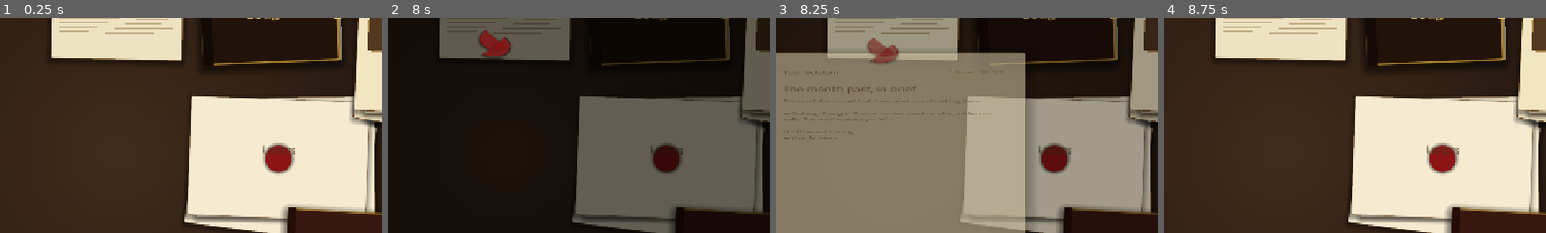
Above: before the commit, frames 1-4 (left to right).
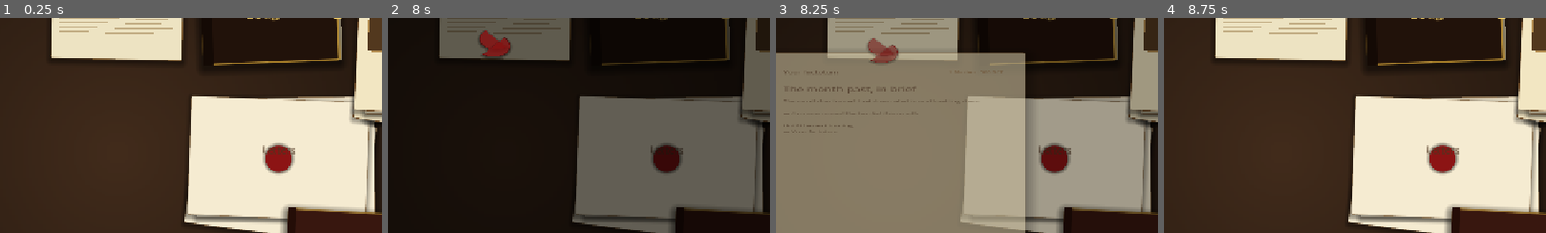
Above: after the commit, the same moments.

Repository: sweetpickle-24/silent-dominion
Game: Godot game, scene res://scenes/table/table.tscn
Two runs of this game, one before a commit and one after it. Both use one fixed random seed, a clock stepped at 60 frames per second and the inputs below.
Inputs (mouse positions are % of the whole screen's width and height, from its top left):
- Up to frame 1 (0.25 s): no input
- Up to frame 2 (8 s): click "❚❚" at 0.5 s; click "I" at 1.25 s; click "II" at 2 s; click "❚❚" at 2.75 s; click "I" at 3.5 s; click "II" at 4.25 s; click "❚❚" at 5 s; click "I" at 5.75 s; click "II" at 6.5 s; tap Enter at 7.25 s; move the mouse to (72, 45) at 7.27 s; click (72, 45) at 7.42 s
- Up to frame 3 (8.25 s): drag from (30, 55) to (45, 70) at 8.02 s
- Up to frame 4 (8.75 s): no input
The pictures show only the part of the screen within x 35-85%, y 19-69%; the shares and areas given below are measured in that part.

Frames 1-2 are identical in both runs. In frame 3, 0.2% of the frame differs, in the area x 2-57%, y 43-57%; in frame 4, nothing differs.

Commit message:
feat: kingdom relations graph with wars, peace, and coalitions
New Relations autoload tracks pairwise kingdom states
(at_war / hostile / neutral / friendly / allied) as an
undirected graph of sorted id pairs. Default for unset pairs
is NEUTRAL so the graph starts empty and grows.

WorldAI war rolls now flip pairs to AT_WAR through Relations
and prefer already-hostile pairs ~75% of the time — cold wars
escalate, serene partners don't suddenly swing swords. Wars
end with a ~4.5%/month peace roll that lands at HOSTILE
(scars linger), emitting a peace_declaration event. Entering
a war cascades a modest coalition: friends of either side
become HOSTILE to the other, allies become AT_WAR.

Map detail panel now shows 'At war with / Cold with / Warm
with / Sworn to' lines per kingdom, refreshed live on
relation_changed. Monthly digest counts peaces and tax
shifts alongside wars. Save blob persists the edge map.

Diff:
--- a/project.godot
+++ b/project.godot
@@ -26,6 +26,7 @@
 Actions="*res://scripts/action_runner.gd"
 Exposure="*res://scripts/exposure_manager.gd"
 KingdomEconomy="*res://scripts/kingdom_economy.gd"
+Relations="*res://scripts/kingdom_relations.gd"
 Purse="*res://scripts/player_purse.gd"
 PublicNews="*res://scripts/public_news.gd"
 Digest="*res://scripts/monthly_digest.gd"
--- /dev/null
+++ b/scripts/kingdom_relations.gd
@@ -0,0 +1,181 @@
+extends Node
+## Autoloaded as `Relations`. Tracks pairwise relations between kingdoms.
+##
+## The data model is deliberately small: an undirected graph of
+## kingdom_id pairs, each pair holding a single RelationState. The
+## world starts at NEUTRAL for every pair. WorldAI flips pairs to
+## AT_WAR when it rolls a declaration; monthly drift slowly nudges
+## pairs back toward NEUTRAL and sometimes toward FRIENDLY, and a
+## small monthly roll can end a war in peace.
+##
+## Nothing in this module mutates Kingdom resources. Kingdoms keep
+## their own treasury/tax state; Relations is strictly about the
+## edges of the graph.
+
+signal relation_changed(a_id: String, b_id: String, state: int)
+
+enum RelationState {
+	AT_WAR,
+	HOSTILE,
+	NEUTRAL,
+	FRIENDLY,
+	ALLIED,
+}
+
+# Flat keyed dict: "alpha|beta" (sorted) -> int (RelationState). Missing
+# keys are treated as NEUTRAL.
+var _edges: Dictionary = {}
+
+
+func _ready() -> void:
+	GameClock.month_passed.connect(_on_month_passed)
+
+
+# --- Public API --------------------------------------------------------------
+
+func state_between(a_id: String, b_id: String) -> int:
+	if a_id == b_id:
+		return int(RelationState.NEUTRAL)
+	return int(_edges.get(_key(a_id, b_id), int(RelationState.NEUTRAL)))
+
+
+func state_name(s: int) -> String:
+	match s:
+		int(RelationState.AT_WAR):   return "at war"
+		int(RelationState.HOSTILE):  return "hostile"
+		int(RelationState.NEUTRAL):  return "neutral"
+		int(RelationState.FRIENDLY): return "friendly"
+		int(RelationState.ALLIED):   return "allied"
+		_:                           return "unknown"
+
+
+func set_state(a_id: String, b_id: String, state: int) -> void:
+	if a_id == b_id:
+		return
+	var key: String = _key(a_id, b_id)
+	var old: int = int(_edges.get(key, int(RelationState.NEUTRAL)))
+	if old == state:
+		return
+	_edges[key] = state
+	relation_changed.emit(a_id, b_id, state)
+
+
+func set_at_war(a_id: String, b_id: String) -> void:
+	set_state(a_id, b_id, int(RelationState.AT_WAR))
+	_cascade_coalition(a_id, b_id)
+
+
+func set_peace(a_id: String, b_id: String) -> void:
+	# Peace lands at HOSTILE, not NEUTRAL: the scars take time.
+	set_state(a_id, b_id, int(RelationState.HOSTILE))
+
+
+## All kingdom ids the given id currently has a given relation with.
+func ids_in_state(a_id: String, state: int) -> Array[String]:
+	var out: Array[String] = []
+	for other_id in WorldData.kingdoms.keys():
+		var other: String = String(other_id)
+		if other == a_id:
+			continue
+		if state_between(a_id, other) == state:
+			out.append(other)
+	return out
+
+
+## Every pair currently at war.
+func warring_pairs() -> Array:
+	var out: Array = []
+	for key in _edges.keys():
+		if int(_edges[key]) == int(RelationState.AT_WAR):
+			out.append(String(key).split("|"))
+	return out
+
+
+# --- Monthly drift -----------------------------------------------------------
+
+func _on_month_passed(_y: int, _m: int) -> void:
+	if not WorldData.is_loaded():
+		return
+	# Copy keys first; we may mutate _edges while iterating (peace).
+	var keys: Array = _edges.keys().duplicate()
+	for key in keys:
+		var state: int = int(_edges[key])
+		match state:
+			int(RelationState.AT_WAR):
+				_tick_war(String(key))
+			int(RelationState.HOSTILE):
+				if randf() < 0.12:
+					_edges[key] = int(RelationState.NEUTRAL)
+					_emit_changed(String(key), int(RelationState.NEUTRAL))
+			int(RelationState.FRIENDLY):
+				if randf() < 0.05:
+					_edges[key] = int(RelationState.NEUTRAL)
+					_emit_changed(String(key), int(RelationState.NEUTRAL))
+
+
+func _tick_war(key: String) -> void:
+	# ~4% per month → war usually lasts roughly two to three years.
+	if randf() < 0.045:
+		_edges[key] = int(RelationState.HOSTILE)
+		var pair: PackedStringArray = key.split("|")
+		if pair.size() == 2:
+			_emit_peace(pair[0], pair[1])
+			_emit_changed(key, int(RelationState.HOSTILE))
+
+
+# --- Internal ----------------------------------------------------------------
+
+func _cascade_coalition(a_id: String, b_id: String) -> void:
+	# Friends of A become HOSTILE to B, and vice versa. Allies become
+	# AT_WAR with the other side on entry. Kept modest so wars don't
+	# snowball into world-ending alliance dominoes.
+	for side_a in [a_id, b_id]:
+		var other: String = b_id if side_a == a_id else a_id
+		for friend_id in ids_in_state(side_a, int(RelationState.FRIENDLY)):
+			if state_between(friend_id, other) < int(RelationState.HOSTILE):
+				continue
+			set_state(friend_id, other, int(RelationState.HOSTILE))
+		for ally_id in ids_in_state(side_a, int(RelationState.ALLIED)):
+			if state_between(ally_id, other) == int(RelationState.AT_WAR):
+				continue
+			set_state(ally_id, other, int(RelationState.AT_WAR))
+
+
+func _emit_peace(a_id: String, b_id: String) -> void:
+	var a: Kingdom = WorldData.get_kingdom(a_id)
+	var b: Kingdom = WorldData.get_kingdom(b_id)
+	if a == null or b == null:
+		return
+	EventBus.public_event.emit({
+		"kind":       &"peace_declaration",
+		"kingdom_id": a.id,
+		"headline":   "Peace between %s and %s" % [a.kingdom_name, b.kingdom_name],
+		"body":       "The war between %s and %s is ended. Neither side calls it victory; both sides call it prudent. The treaties mean what treaties usually mean." % [
+			a.kingdom_name, b.kingdom_name,
+		],
+	})
+
+
+func _emit_changed(key: String, state: int) -> void:
+	var pair: PackedStringArray = key.split("|")
+	if pair.size() == 2:
+		relation_changed.emit(pair[0], pair[1], state)
+
+
+func _key(a_id: String, b_id: String) -> String:
+	if a_id < b_id:
+		return "%s|%s" % [a_id, b_id]
+	return "%s|%s" % [b_id, a_id]
+
+
+# --- Save/load hooks ---------------------------------------------------------
+
+func snapshot() -> Dictionary:
+	return { "edges": _edges.duplicate() }
+
+
+func restore(d: Dictionary) -> void:
+	_edges.clear()
+	var edges: Dictionary = d.get("edges", {})
+	for k in edges.keys():
+		_edges[String(k)] = int(edges[k])
--- a/scripts/map_view.gd
+++ b/scripts/map_view.gd
@@ -110,6 +110,7 @@
 	create_tween().tween_property(self, "modulate:a", 1.0, 0.20)
 
 	KingdomEconomy.tick.connect(_on_economy_tick)
+	Relations.relation_changed.connect(_on_relation_changed)
 
 
 func _unhandled_input(event: InputEvent) -> void:
@@ -445,6 +446,36 @@
 		))
 		_detail_vbox.add_child(_make_line(k.tax_level_phrase() + "."))
 
+		var at_war: Array[String] = Relations.ids_in_state(k.id, int(Relations.RelationState.AT_WAR))
+		var hostile: Array[String] = Relations.ids_in_state(k.id, int(Relations.RelationState.HOSTILE))
+		var friendly: Array[String] = Relations.ids_in_state(k.id, int(Relations.RelationState.FRIENDLY))
+		var allied: Array[String] = Relations.ids_in_state(k.id, int(Relations.RelationState.ALLIED))
+
+		if not (at_war.is_empty() and hostile.is_empty() and friendly.is_empty() and allied.is_empty()):
+			_detail_vbox.add_child(_make_divider())
+			_detail_vbox.add_child(_make_heading("HOW IT STANDS WITH ITS NEIGHBOURS"))
+			if not at_war.is_empty():
+				_detail_vbox.add_child(_make_line("•  At war with %s." % _join_kingdom_names(at_war)))
+			if not hostile.is_empty():
+				_detail_vbox.add_child(_make_line("•  Cold with %s." % _join_kingdom_names(hostile)))
+			if not friendly.is_empty():
+				_detail_vbox.add_child(_make_line("•  Warm with %s." % _join_kingdom_names(friendly)))
+			if not allied.is_empty():
+				_detail_vbox.add_child(_make_line("•  Sworn to %s." % _join_kingdom_names(allied)))
+
+
+func _join_kingdom_names(ids: Array[String]) -> String:
+	var names: Array[String] = []
+	for id in ids:
+		var k: Kingdom = WorldData.get_kingdom(id)
+		names.append(k.kingdom_name if k != null else id)
+	if names.size() == 1:
+		return names[0]
+	if names.size() == 2:
+		return "%s and %s" % [names[0], names[1]]
+	var last: String = names.pop_back()
+	return "%s, and %s" % [", ".join(names), last]
+
 
 func _clear_detail() -> void:
 	for c in _detail_vbox.get_children():
@@ -504,6 +535,14 @@
 			_render_detail(p)
 
 
+func _on_relation_changed(_a: String, _b: String, _s: int) -> void:
+	if _selected_province_id.is_empty():
+		return
+	var p: Province = WorldData.get_province(_selected_province_id)
+	if p != null:
+		_render_detail(p)
+
+
 # --- Helpers -----------------------------------------------------------------
 
 func _kingdom_bg(id: String) -> Color:
--- a/scripts/monthly_digest.gd
+++ b/scripts/monthly_digest.gd
@@ -22,6 +22,8 @@
 var _decrees: int       = 0
 var _treasury_crises: int = 0
 var _wars: int          = 0
+var _peaces: int        = 0
+var _tax_shifts: int    = 0
 var _hosts_won: int     = 0
 var _action_wins: int   = 0
 var _action_losses: int = 0
@@ -54,6 +56,8 @@
 		&"ruler_decree":          _decrees += 1
 		&"treasury_crisis":       _treasury_crises += 1
 		&"war_declaration":       _wars += 1
+		&"peace_declaration":     _peaces += 1
+		&"tax_change":            _tax_shifts += 1
 		&"host_won":              _hosts_won += 1
 
 
@@ -137,6 +141,18 @@
 			_wars, _plural(_wars),
 		])
 
+	if _peaces > 0:
+		anything = true
+		lines.append("— %d peace%s signed. Nobody believes them; everybody signs." % [
+			_peaces, "" if _peaces == 1 else "s",
+		])
+
+	if _tax_shifts > 0:
+		anything = true
+		lines.append("— %d crown%s moved the tax dial this month." % [
+			_tax_shifts, _plural(_tax_shifts),
+		])
+
 	if _hosts_won > 0:
 		anything = true
 		lines.append("— %d new hand%s is now yours, and knows it." % [
@@ -180,6 +196,8 @@
 	_decrees = 0
 	_treasury_crises = 0
 	_wars = 0
+	_peaces = 0
+	_tax_shifts = 0
 	_hosts_won = 0
 	_action_wins = 0
 	_action_losses = 0
--- a/scripts/public_news_view.gd
+++ b/scripts/public_news_view.gd
@@ -34,6 +34,7 @@
 	&"regency":               Color(0.62, 0.45, 0.10, 1.0),
 	&"host_won":              Color(0.18, 0.34, 0.22, 1.0),
 	&"tax_change":            Color(0.62, 0.45, 0.10, 1.0),
+	&"peace_declaration":     Color(0.18, 0.34, 0.22, 1.0),
 	&"misc":                  Color(0.22, 0.14, 0.06, 0.7),
 }
 
--- a/scripts/save_manager.gd
+++ b/scripts/save_manager.gd
@@ -126,6 +126,7 @@
 		"scheduler": Scheduler.snapshot(),
 		"exposure":  Exposure.snapshot(),
 		"kingdoms":  KingdomEconomy.snapshot(),
+		"relations": Relations.snapshot(),
 		"news":      PublicNews.snapshot(),
 		"purse":     Purse.snapshot(),
 	}
@@ -144,6 +145,8 @@
 		Exposure.restore(blob["exposure"])
 	if blob.has("kingdoms"):
 		KingdomEconomy.restore(blob["kingdoms"])
+	if blob.has("relations"):
+		Relations.restore(blob["relations"])
 	if blob.has("news"):
 		PublicNews.restore(blob["news"])
 	if blob.has("purse"):
--- a/scripts/world_ai.gd
+++ b/scripts/world_ai.gd
@@ -110,14 +110,37 @@
 	var ids: Array = WorldData.kingdoms.keys()
 	if ids.size() < 2:
 		return
-	var a_id: String = String(ids[_rng.randi_range(0, ids.size() - 1)])
-	var b_id: String = a_id
-	var safety: int = 6
-	while b_id == a_id and safety > 0:
-		b_id = String(ids[_rng.randi_range(0, ids.size() - 1)])
-		safety -= 1
-	if a_id == b_id:
-		return
+
+	# Prefer pairs that are already hostile. This keeps wars from
+	# appearing out of nowhere between serene partners most of the
+	# time; a cold war can now escalate naturally.
+	var hostile_pairs: Array = []
+	for i in ids.size():
+		for j in range(i + 1, ids.size()):
+			var a: String = String(ids[i])
+			var b: String = String(ids[j])
+			var s: int = Relations.state_between(a, b)
+			if s == int(Relations.RelationState.AT_WAR):
+				continue
+			if s == int(Relations.RelationState.HOSTILE):
+				hostile_pairs.append([a, b])
+
+	var a_id: String
+	var b_id: String
+	if not hostile_pairs.is_empty() and _rng.randf() < 0.75:
+		var pair: Array = hostile_pairs[_rng.randi_range(0, hostile_pairs.size() - 1)]
+		a_id = String(pair[0])
+		b_id = String(pair[1])
+	else:
+		a_id = String(ids[_rng.randi_range(0, ids.size() - 1)])
+		b_id = a_id
+		var safety: int = 6
+		while (b_id == a_id or Relations.state_between(a_id, b_id) == int(Relations.RelationState.AT_WAR)) and safety > 0:
+			b_id = String(ids[_rng.randi_range(0, ids.size() - 1)])
+			safety -= 1
+		if a_id == b_id:
+			return
+
 	_emit_war_declaration(a_id, b_id)
 
 
@@ -278,6 +301,7 @@
 	var b: Kingdom = WorldData.get_kingdom(b_id)
 	if a == null or b == null:
 		return
+	Relations.set_at_war(a_id, b_id)
 	_publish({
 		"kind":       &"war_declaration",
 		"kingdom_id": a.id,
